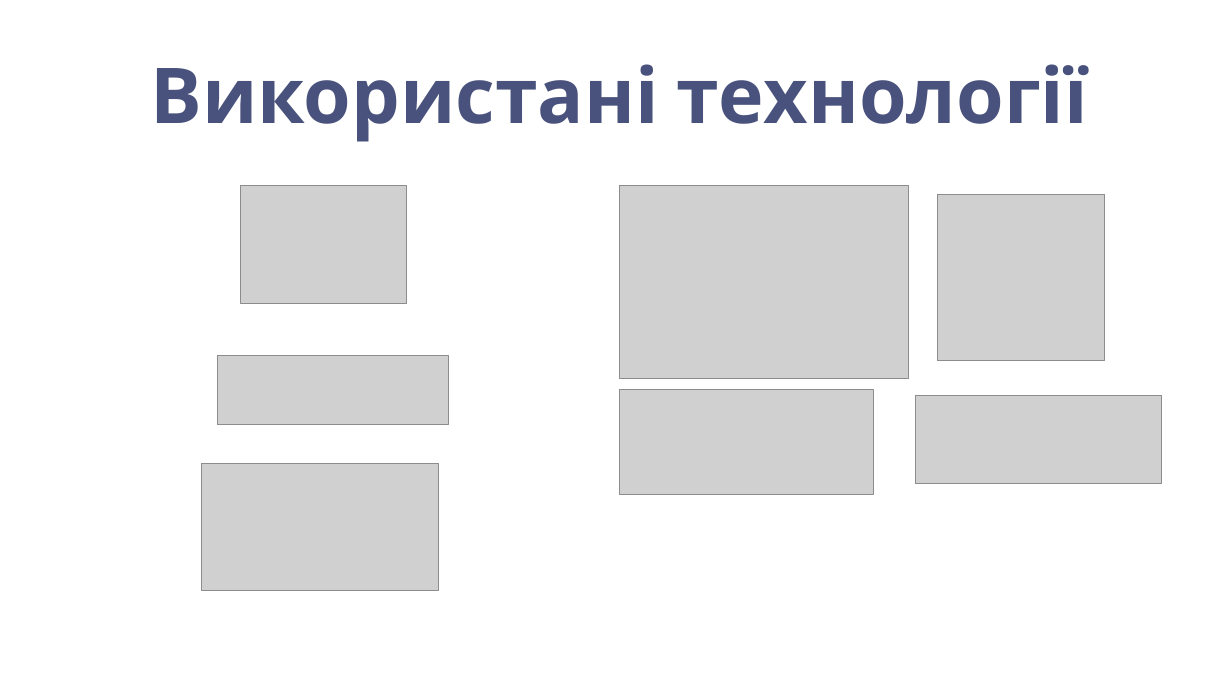
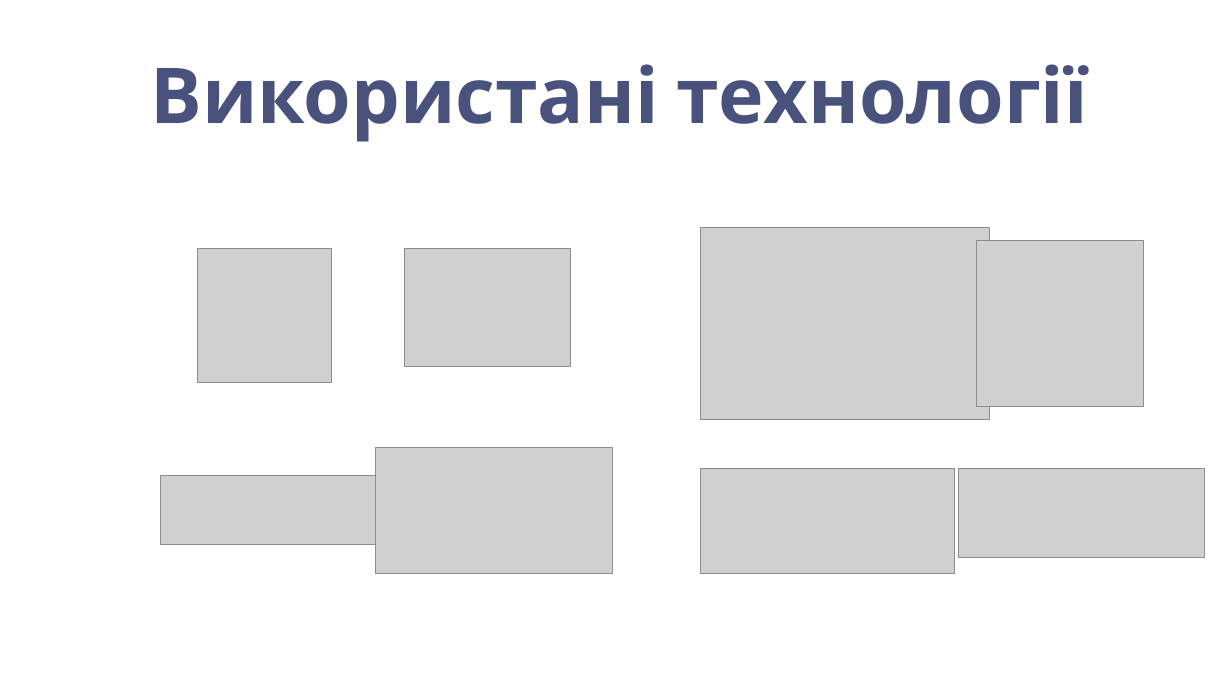
Before and after one commit to grozer221/Diplom, a slide deck: slide 8 of Презентація.pptx (slide 7 before the commit). Drawn at 1232x693 pixels with LibreOffice and Linux fonts; fonts in the diff are those of the drawing; grey boxes stand for pictures; background and template pictures are left out. Boxes give left, top, right and bottom in pixels: in the first picture for what was removed or moved away, otherwise in the second. Text is boxed around its words. In the diff, an @@ line names an element or a change of style, - is before the commit and + after.

```diff
--- a/Презентація.pptx
+++ b/Презентація.pptx
@@ picture: place and size @@
-picture at box(619, 186, 909, 379)
+picture at box(701, 227, 990, 421)
@@ picture added at box(198, 249, 332, 383) @@
@@ picture: place and size @@
-picture at box(240, 186, 407, 303)
+picture at box(404, 249, 570, 366)
@@ picture: place and size @@
-picture at box(938, 194, 1104, 360)
+picture at box(977, 240, 1143, 407)
@@ picture: place and size @@
-picture at box(201, 464, 439, 591)
+picture at box(375, 447, 613, 574)
@@ picture: place and size @@
-picture at box(217, 355, 448, 424)
+picture at box(161, 476, 392, 545)
@@ picture: place and size @@
-picture at box(619, 390, 873, 494)
+picture at box(701, 469, 955, 573)
@@ picture: place and size @@
-picture at box(916, 396, 1162, 484)
+picture at box(959, 469, 1205, 557)
```
Also in this commit, not shown: 3 other slides changed, 2 slides added, 1 slide removed, 2 other files.
